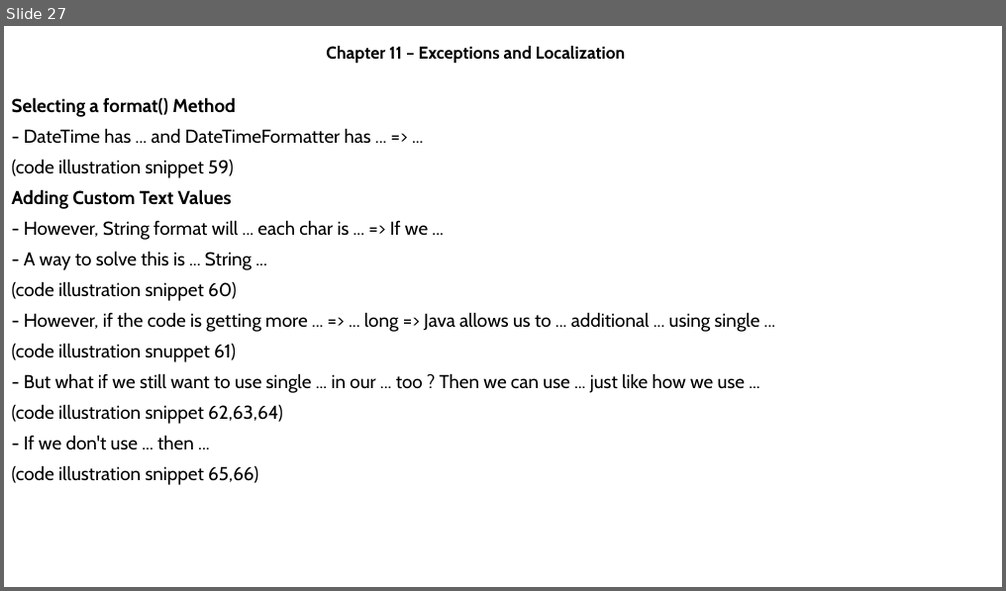
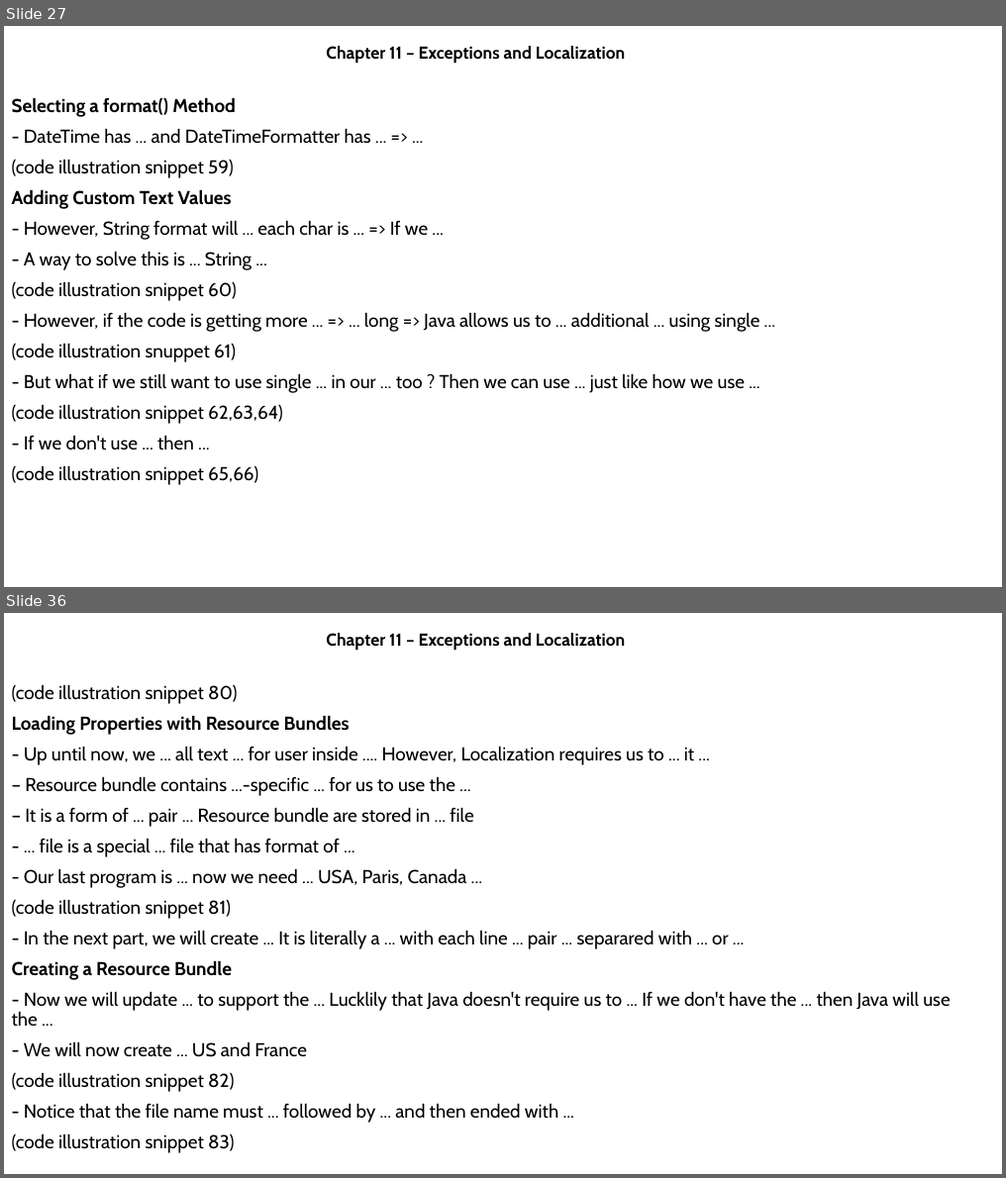
Before and after one commit to MaiDinhVinh/CS-Java, a slide deck: OCP17/Chapter 11 - Exceptions and Localization.pptx. Shown one above the other, each under a label of ours: slide 27 before the commit, slides 27 and 36 after it; the slides between them are not shown. The pictures are 1006x591 and 1006x1178 pixels, drawn with LibreOffice and Linux fonts; fonts in the diff are those of the drawing. Boxes give left, top, right and bottom in pixels: in the first picture for what was removed or moved away, otherwise in the second. Text is boxed around its words. In the diff, an @@ line names an element or a change of style, - is before the commit and + after.

```diff
--- a/OCP17/Chapter 11 - Exceptions and Localization.pptx
+++ b/OCP17/Chapter 11 - Exceptions and Localization.pptx
@@ slide 36 added at (4, 613, 1002, 1174), background #FFFFFF @@
@@ subtitle added at (326, 633, 625, 651), 16.6 pt, text #000000, bold @@
+Chapter 11 – Exceptions and Localization
@@ text added at (12, 684, 949, 1154), 18 pt, text #000000 @@
+(code illustration snippet 80)
+Loading Properties with Resource Bundles
+- Up until now, we ... all text ... for user inside .... However, Localization requires us to ... it ...
+– Resource bundle contains ...-specific ... for us to use the ...
+– It is a form of ... pair ... Resource bundle are stored in ... file
+- ... file is a special ... file that has format of ...
+- Our last program is ... now we need ... USA, Paris, Canada ...
+(code illustration snippet 81)
+- In the next part, we will create ... It is literally a ... with each line ... pair ... separared with ... or ...
+Creating a Resource Bundle
+- Now we will update ... to support the ... Lucklily that Java doesn't require us to ... If we don't have the ... then Java will use the ...
+- We will now create ... US and France
+(code illustration snippet 82)
+- Notice that the file name must ... followed by ... and then ended with ...
+(code illustration snippet 83)
```
Also in this commit, not shown: 13 other slides added.
